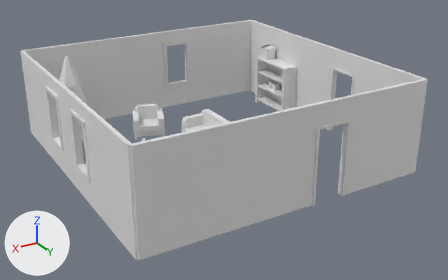
The glTF model scenes/room07.gltf: old version first, new version second.
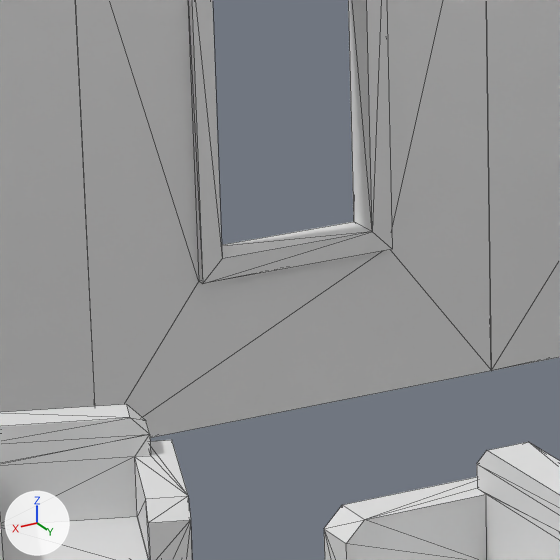
Old and new are each drawn whole from a 50 mm lens placed at (12.06, 10.23, 7.34), pointed at (3.83, -3.49, 0.48) and again close up on the part from 31% to 47% of the width and 18% to 44% of the height. Every picture has the same lights, and +X, +Y and +Z are marked at lower left. The close-ups show mesh edges as thin lines. Where no turn or scale is listed for an object, it has been applied to the vertices.

Names of what the first close-up shows: 'lounge_chair.001', 'lounge_sofa', 'wall.004', 'wall.005', 'wall_window'.
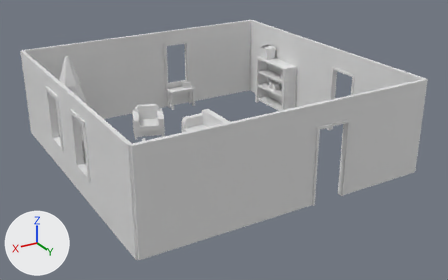
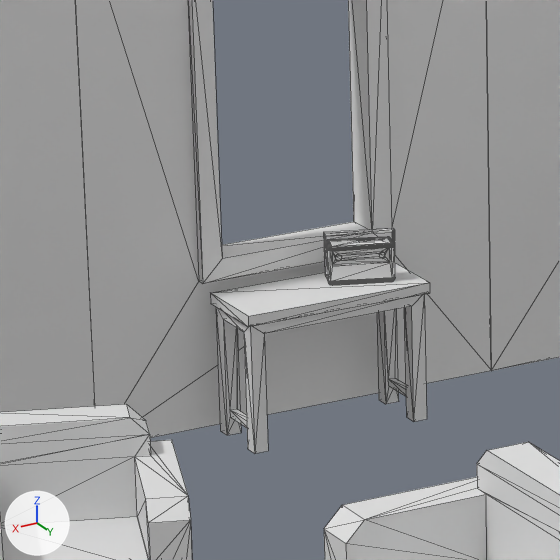
Location of each change, (x1, y1, x2, y2) in pixels of the close-ups (560 x 560 px):
```json
{"object": "side_table", "change": "added", "after": [211, 263, 430, 454]}
{"object": "radio", "change": "added", "after": [323, 228, 395, 285]}
```

Edits to the scene script, one JSON object a line:
```json
{"op": "add", "block": "me_side_table", "code": ["me_side_table = bpy.data.meshes.new('side_table')", "me_side_table.from_pydata(...)  # 56 vertices, 118 faces; spans x -0.45..0.45, y -0.185..0.185, z 0.0..0.647"]}
{"op": "add", "block": "me_radio", "code": ["me_radio = bpy.data.meshes.new('radio')", "me_radio.from_pydata(...)  # 216 vertices, 432 faces; spans x -0.157..0.158, y -0.095..0.099, z 0.0..0.228"]}
{"op": "add", "block": "ob_side_table", "code": ["ob_side_table = bpy.data.objects.new('side_table', me_side_table)", "ob_side_table.location = (3.0, -7.7, 0.0)", "ob_side_table.rotation_euler = (0.0, 0.0, 3.142)  # degrees (0, 0, 180)"]}
{"op": "add", "block": "ob_radio", "code": ["ob_radio = bpy.data.objects.new('radio', me_radio)", "ob_radio.location = (2.8, -7.7, 0.649)"]}
```
